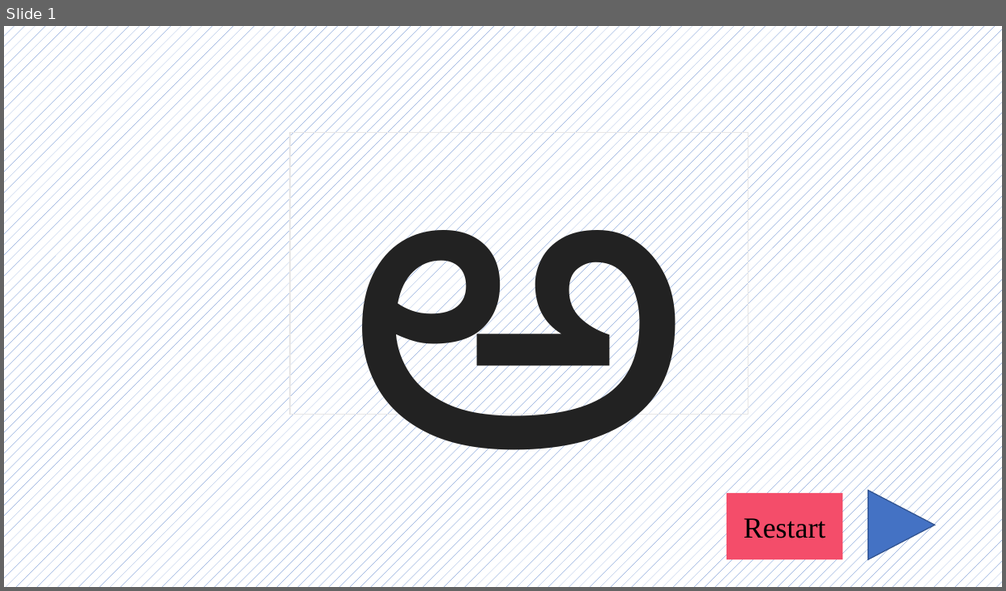
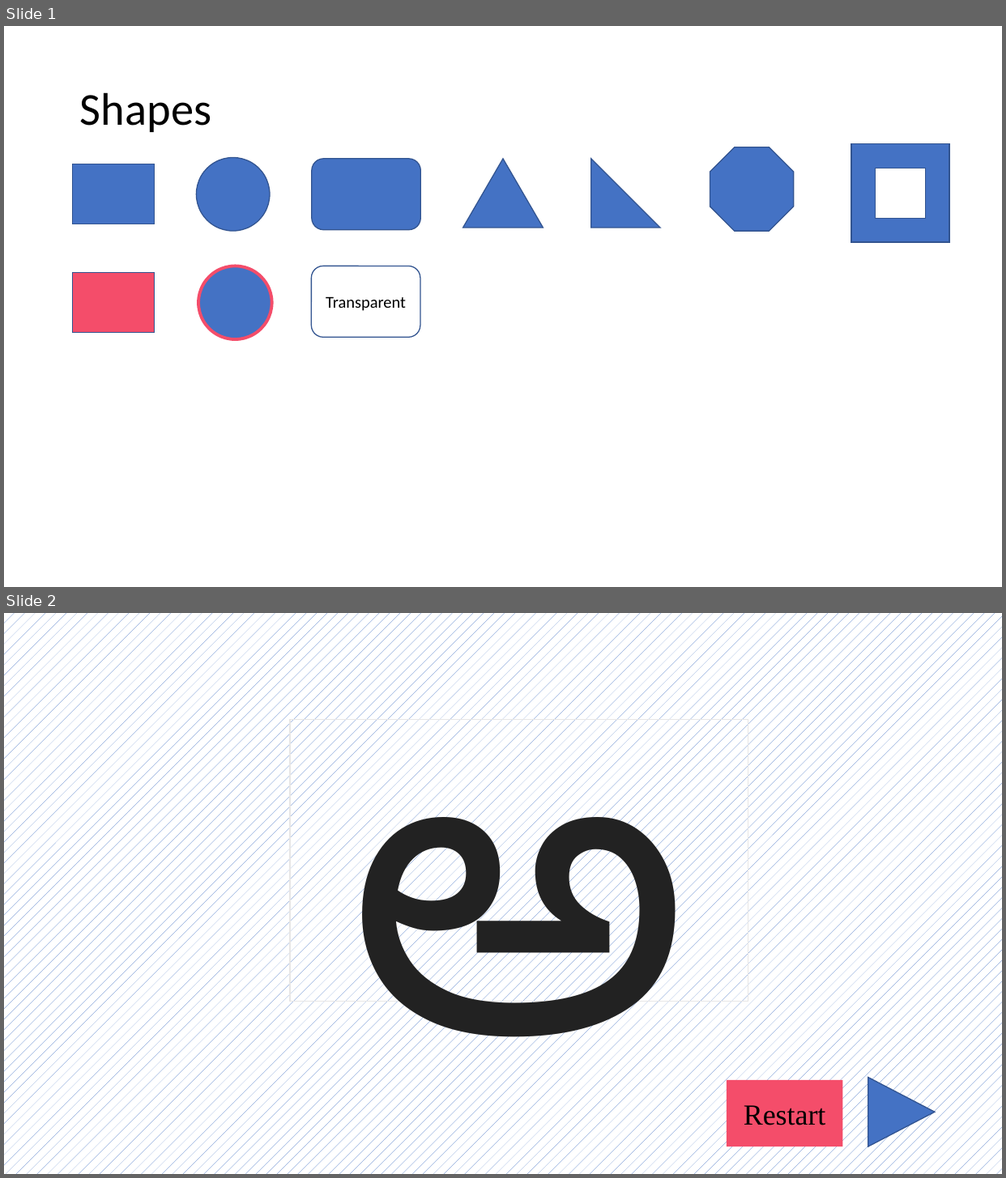
Before and after one commit to rlingineni/airppt, a slide deck: TeluguApp.pptx. Shown one above the other, each under a label of ours: slide 1 before the commit, slides 1 and 2 after it. The pictures are 1006x591 and 1006x1178 pixels, drawn with LibreOffice and Linux fonts; fonts in the diff are those of the drawing. Boxes give left, top, right and bottom in pixels: in the first picture for what was removed or moved away, otherwise in the second. Text is boxed around its words. In the diff, an @@ line names an element or a change of style, - is before the commit and + after.

```diff
--- a/TeluguApp.pptx
+++ b/TeluguApp.pptx
@@ slide 1 added at (4, 26, 1002, 587), background #FFFFFF @@
@@ title added at (80, 92, 211, 132), 44 pt, text #000000 @@
+Shapes
@@ frame added at (851, 144, 949, 242), fill #4472C4, outline #325491 1 pt @@
@@ rectangle added at (73, 165, 155, 224), fill #4472C4, outline #325491 1 pt @@
@@ ellipse added at (197, 158, 270, 231), fill #4472C4, outline #325491 1 pt @@
@@ rounded rectangle added at (312, 159, 421, 229), fill #4472C4, outline #325491 1 pt @@
@@ triangle added at (463, 159, 543, 228), fill #4472C4, outline #325491 1 pt @@
@@ right triangle added at (591, 159, 660, 228), fill #4472C4, outline #325491 1 pt @@
@@ octagon added at (710, 148, 794, 231), fill #4472C4, outline #325491 1 pt @@
@@ ellipse added at (198, 267, 272, 339), fill #4472C4, outline #F44D6A 3 pt @@
@@ rounded rectangle added at (312, 267, 421, 337), outline #325491 1 pt, 16 pt, text #000000 @@
+Transparent
@@ rectangle added at (73, 273, 155, 333), fill #F44D6A, outline #325491 1 pt @@
@@ what was slide 1 is now slide 2 @@
```
Also in this commit, not shown: 3 other slides added, 17 other files.
